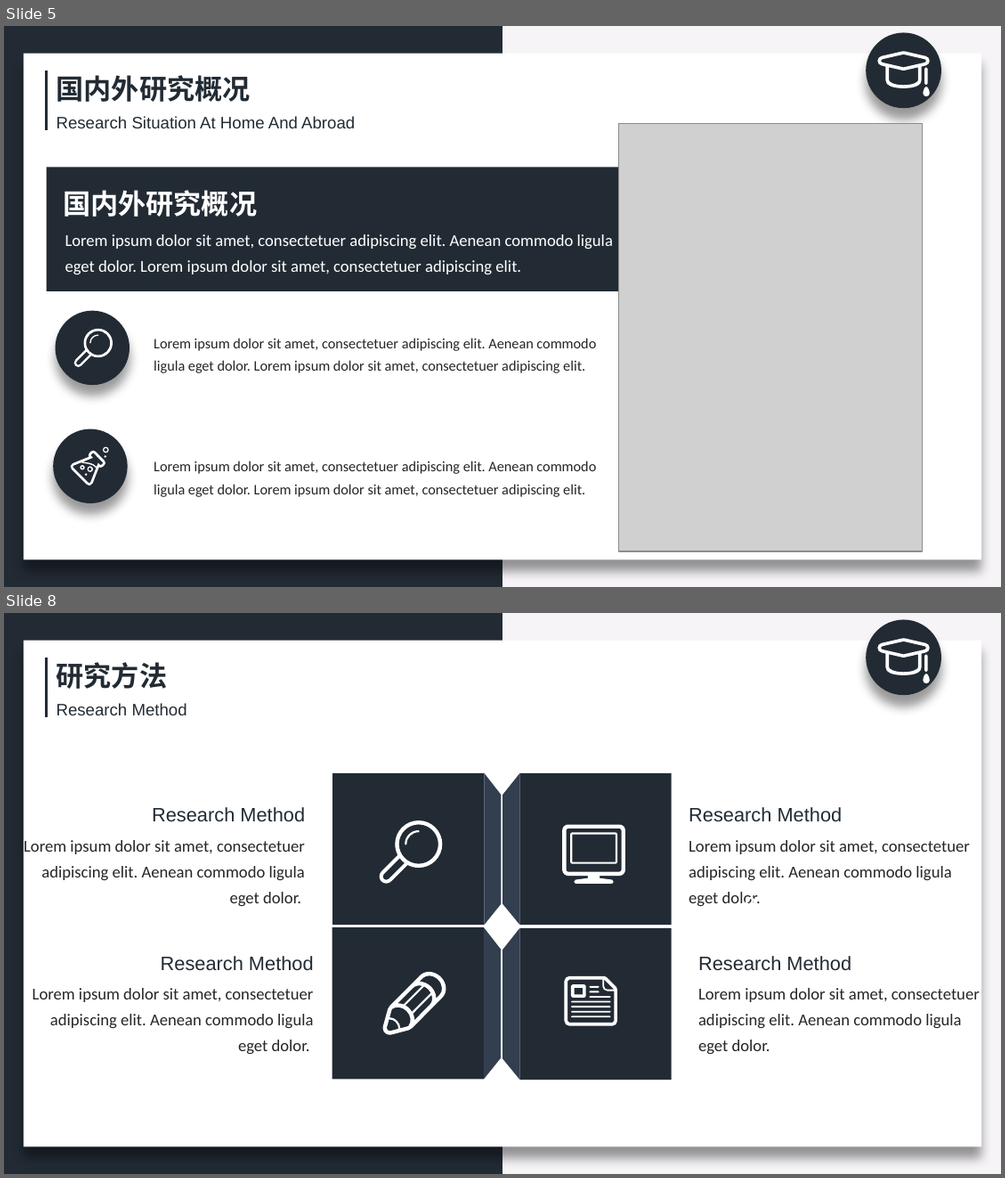
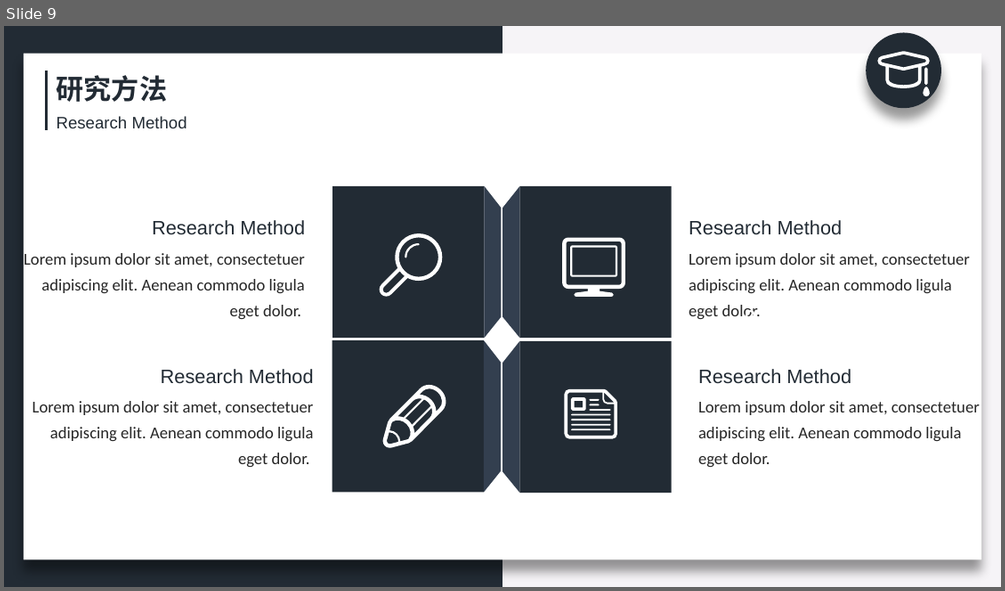
Before and after one commit to zeemeil/zeemeil.github.io, a slide deck: files/doctoral_dissertation_proposal.pptx. Shown one above the other, each under a label of ours: slides 5 and 8 before the commit, slide 9 after it; the slides between them are not shown. The pictures are 1005x1178 and 1005x591 pixels, drawn with LibreOffice and Linux fonts; fonts in the diff are those of the drawing; grey boxes stand for pictures. Boxes give left, top, right and bottom in pixels: in the first picture for what was removed or moved away, otherwise in the second. Text is boxed around its words. In the diff, an @@ line names an element or a change of style, - is before the commit and + after.

```diff
--- a/files/doctoral_dissertation_proposal.pptx
+++ b/files/doctoral_dissertation_proposal.pptx
@@ slide 5 removed at <box>4,26,1001,587</box>, background #F6F4F7; not listed: 7 template elements that a slide beside it also shows @@
@@ text removed at <box>57,75,251,102</box> @@
-国内外研究概况
@@ text removed at <box>57,116,355,128</box> @@
-Research Situation At Home And Abroad
@@ picture removed at <box>618,124,922,551</box> @@
@@ rectangle removed at <box>47,168,896,291</box> @@
@@ text removed at <box>63,190,257,216</box> @@
-国内外研究概况
@@ text removed at <box>65,234,613,274</box> @@
-Lorem ipsum dolor sit amet, consectetuer adipiscing elit. Aenean commodo ligula eget dolor. Lorem ipsum dolor sit amet, consectetuer adipiscing elit.
@@ ellipse removed at <box>55,310,129,385</box> @@
@@ freeform shape removed at <box>73,328,113,367</box> @@
@@ freeform shape removed at <box>89,334,98,343</box> @@
@@ text removed at <box>154,338,596,373</box> @@
-Lorem ipsum dolor sit amet, consectetuer adipiscing elit. Aenean commodo ligula eget dolor. Lorem ipsum dolor sit amet, consectetuer adipiscing elit.
@@ ellipse removed at <box>53,428,128,503</box> @@
@@ group removed at <box>71,447,109,485</box>: 6 freeform shapes @@
@@ text removed at <box>154,460,596,497</box> @@
-Lorem ipsum dolor sit amet, consectetuer adipiscing elit. Aenean commodo ligula eget dolor. Lorem ipsum dolor sit amet, consectetuer adipiscing elit.
@@ what was slide 8 is now slide 9 @@
```
Also in this commit, not shown: 8 slides changed, 4 slides added, 6 other slides removed, 14 other files.
